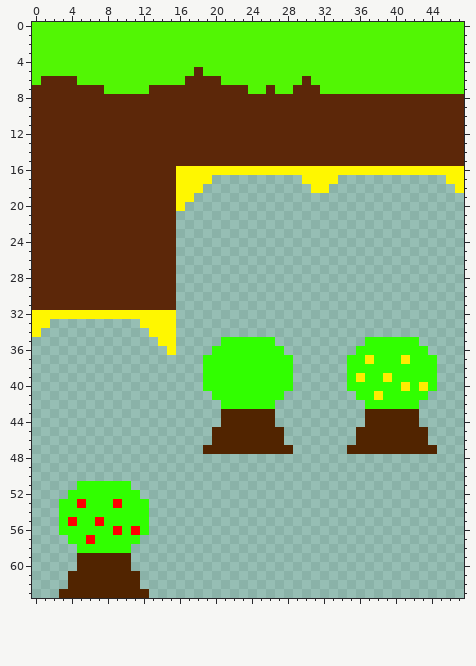
Pixel-art sprite: assets/images/tilemap_1.png. Above, as it was before the edit.
The file is 48x64 pixels.
And afterwards:
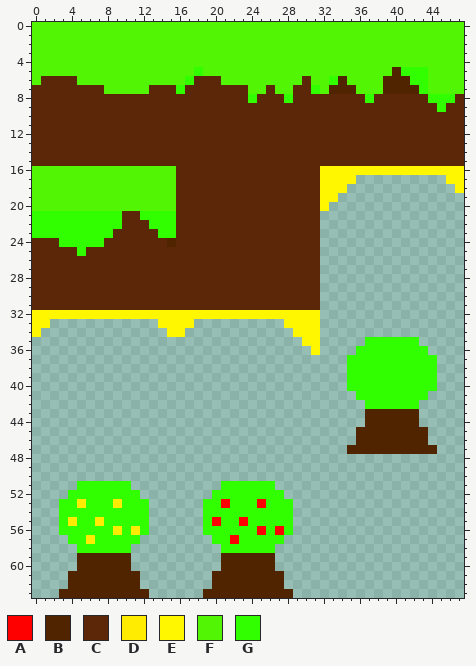
Palette (. is transparent): A #ff0000  B #512400  C #5c2709  D #ffec00  E #fff700  F #52f604  G #31ff00
Edits made:
@@ x 0..47 @@
  4 FFFFFFFFFFFFFFFFFFFFFFFFFFFFFFFFFFFFFFFFFFFFFFFF
- 5 FFFFFFFFFFFFFFFFFFCFFFFFFFFFFFFFFFFFFFFFFFFFFFFF
- 6 FCCCCFFFFFFFFFFFFCCCCFFFFFFFFFCFFFFFFFFFFFFFFFFF
- 7 CCCCCCCCFFFFFCCCCCCCCCCCFFCFFCCCFFFFFFFFFFFFFFFF
- 8 CCCCCCCCCCCCCCCCCCCCCCCCCCCCCCCCCCCCCCCCCCCCCCCC
- 9 CCCCCCCCCCCCCCCCCCCCCCCCCCCCCCCCCCCCCCCCCCCCCCCC
+ 5 FFFFFFFFFFFFFFFFFFGFFFFFFFFFFFFFFFFFFFFFBGGGFFFF
+ 6 FCCCCFFFFFFFFFFFFGCCCFFFFFFFFFCFFGBFFFFBBBGGFFFF
+ 7 CCCCCCCCFFFFFCCCGCCCCCCCFFCFFCCGFBBBFFFBBBBGFFFF
+ 8 CCCCCCCCCCCCCCCCCCCCCCCCGCCCGCCCCCCCCGCCCCCCGGGC
+ 9 CCCCCCCCCCCCCCCCCCCCCCCCCCCCCCCCCCCCCCCCCCCCCGCC
 10 CCCCCCCCCCCCCCCCCCCCCCCCCCCCCCCCCCCCCCCCCCCCCCCC
@@ x 0..47 @@
 15 CCCCCCCCCCCCCCCCCCCCCCCCCCCCCCCCCCCCCCCCCCCCCCCC
-16 CCCCCCCCCCCCCCCCEEEEEEEEEEEEEEEEEEEEEEEEEEEEEEEE
-17 CCCCCCCCCCCCCCCCEEEE..........EEEE............EE
-18 CCCCCCCCCCCCCCCCEEE............EE..............E
-19 CCCCCCCCCCCCCCCCEE..............................
-20 CCCCCCCCCCCCCCCCE...............................
-21 CCCCCCCCCCCCCCCC................................
-22 CCCCCCCCCCCCCCCC................................
-23 CCCCCCCCCCCCCCCC................................
-24 CCCCCCCCCCCCCCCC................................
-25 CCCCCCCCCCCCCCCC................................
-26 CCCCCCCCCCCCCCCC................................
-27 CCCCCCCCCCCCCCCC................................
-28 CCCCCCCCCCCCCCCC................................
-29 CCCCCCCCCCCCCCCC................................
-30 CCCCCCCCCCCCCCCC................................
-31 CCCCCCCCCCCCCCCC................................
-32 EEEEEEEEEEEEEEEE................................
-33 EE..........EEEE................................
-34 E............EEE................................
-35 ..............EE.....GGGGGG..........GGGGGG.....
-36 ...............E....GGGGGGGG........GGGGGGGG....
-37 ...................GGGGGGGGGG......GGDGGGDGGG...
-38 ...................GGGGGGGGGG......GGGGGGGGGG...
-39 ...................GGGGGGGGGG......GDGGDGGGGG...
-40 ...................GGGGGGGGGG......GGGGGGDGDG...
-41 ....................GGGGGGGG........GGDGGGGG....
-42 .....................GGGGGG..........GGGGGG.....
-43 .....................BBBBBB..........BBBBBB.....
-44 .....................BBBBBB..........BBBBBB.....
-45 ....................BBBBBBBB........BBBBBBBB....
-46 ....................BBBBBBBB........BBBBBBBB....
-47 ...................BBBBBBBBBB......BBBBBBBBBB...
+16 FFFFFFFFFFFFFFFFCCCCCCCCCCCCCCCCEEEEEEEEEEEEEEEE
+17 FFFFFFFFFFFFFFFFCCCCCCCCCCCCCCCCEEEE..........EE
+18 FFFFFFFFFFFFFFFFCCCCCCCCCCCCCCCCEEE............E
+19 FFFFFFFFFFFFFFFFCCCCCCCCCCCCCCCCEE..............
+20 FFFFFFFFFFFFFFFFCCCCCCCCCCCCCCCCE...............
+21 GGGGGGGGGGCCGGGGCCCCCCCCCCCCCCCC................
+22 GGGGGGGGGGCCCGGGCCCCCCCCCCCCCCCC................
+23 GGGGGGGGGCCCCCGGCCCCCCCCCCCCCCCC................
+24 CCCGGGGGCCCCCCCBCCCCCCCCCCCCCCCC................
+25 CCCCCGCCCCCCCCCCCCCCCCCCCCCCCCCC................
+26 CCCCCCCCCCCCCCCCCCCCCCCCCCCCCCCC................
+27 CCCCCCCCCCCCCCCCCCCCCCCCCCCCCCCC................
+28 CCCCCCCCCCCCCCCCCCCCCCCCCCCCCCCC................
+29 CCCCCCCCCCCCCCCCCCCCCCCCCCCCCCCC................
+30 CCCCCCCCCCCCCCCCCCCCCCCCCCCCCCCC................
+31 CCCCCCCCCCCCCCCCCCCCCCCCCCCCCCCC................
+32 EEEEEEEEEEEEEEEEEEEEEEEEEEEEEEEE................
+33 EE............EEEE..........EEEE................
+34 E..............EE............EEE................
+35 ..............................EE.....GGGGGG.....
+36 ...............................E....GGGGGGGG....
+37 ...................................GGGGGGGGGG...
+38 ...................................GGGGGGGGGG...
+39 ...................................GGGGGGGGGG...
+40 ...................................GGGGGGGGGG...
+41 ....................................GGGGGGGG....
+42 .....................................GGGGGG.....
+43 .....................................BBBBBB.....
+44 .....................................BBBBBB.....
+45 ....................................BBBBBBBB....
+46 ....................................BBBBBBBB....
+47 ...................................BBBBBBBBBB...
 48 ................................................
@@ x 2..30 @@
 50 .............................
-51 ...GGGGGG....................
-52 ..GGGGGGGG...................
-53 .GGAGGGAGGG..................
-54 .GGGGGGGGGG..................
-55 .GAGGAGGGGG..................
-56 .GGGGGGAGAG..................
-57 ..GGAGGGGG...................
-58 ...GGGGGG....................
-59 ...BBBBBB....................
-60 ...BBBBBB....................
-61 ..BBBBBBBB...................
-62 ..BBBBBBBB...................
-63 .BBBBBBBBBB..................
+51 ...GGGGGG..........GGGGGG....
+52 ..GGGGGGGG........GGGGGGGG...
+53 .GGDGGGDGGG......GGAGGGAGGG..
+54 .GGGGGGGGGG......GGGGGGGGGG..
+55 .GDGGDGGGGG......GAGGAGGGGG..
+56 .GGGGGGDGDG......GGGGGGAGAG..
+57 ..GGDGGGGG........GGAGGGGG...
+58 ...GGGGGG..........GGGGGG....
+59 ...BBBBBB..........BBBBBB....
+60 ...BBBBBB..........BBBBBB....
+61 ..BBBBBBBB........BBBBBBBB...
+62 ..BBBBBBBB........BBBBBBBB...
+63 .BBBBBBBBBB......BBBBBBBBBB..
Boxes around the changes in both pictures, in picture pixels (x1, y1, x2, y2):
changed: (176, 67, 203, 94)
changed: (248, 67, 455, 112)
changed: (32, 166, 356, 454)
changed: (356, 355, 428, 400)
added: (203, 481, 293, 598)
changed: (68, 499, 140, 544)
